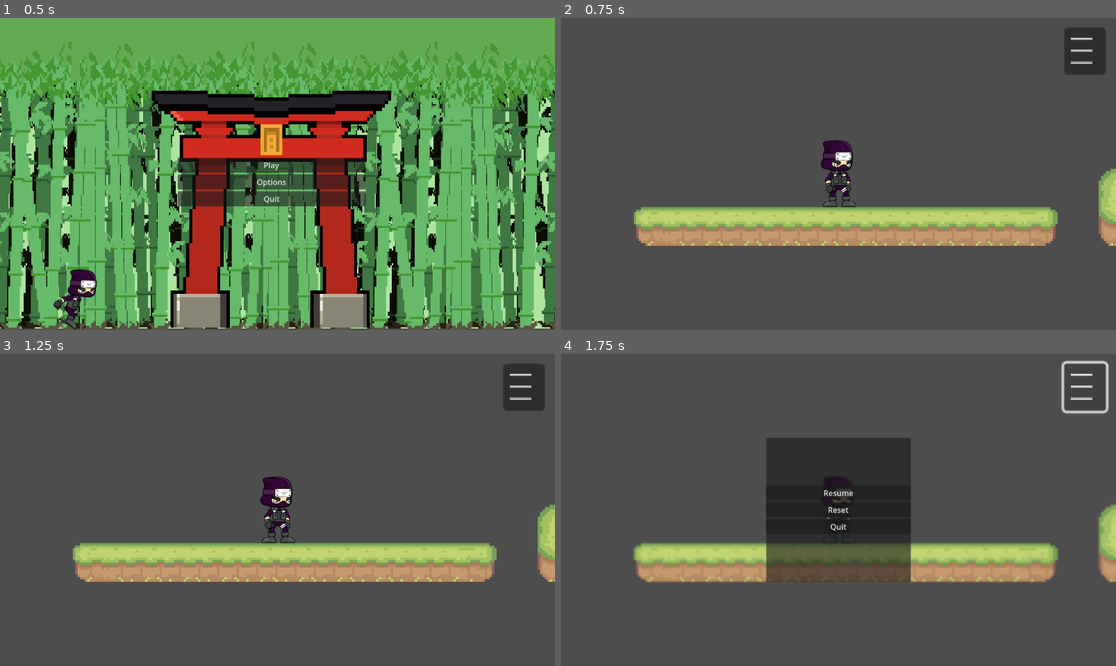
Above: before the commit, frames 1-4 (two rows, left to right).
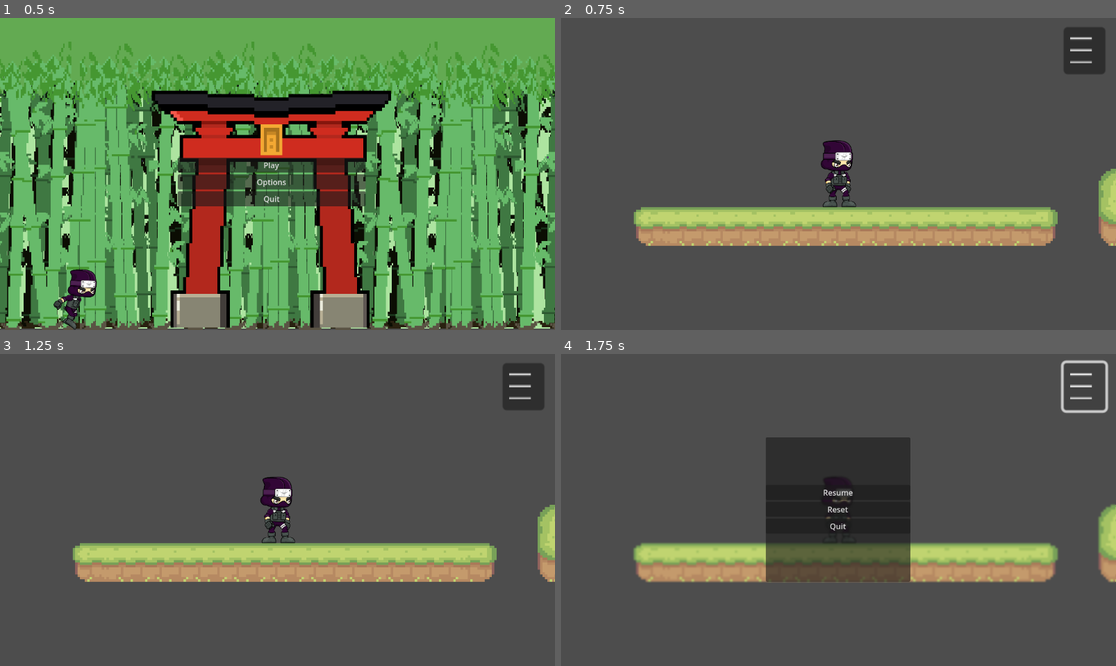
Above: after the commit, the same moments.

Repository: KookyKiwi/Sticky_Ninja
Game: Godot game, scene res://Scenes/main_menu.tscn
Two runs of this game, one before a commit and one after it. Both use one fixed random seed, a clock stepped at 60 frames per second and the inputs below.
Inputs:
- Up to frame 1 (0.5 s): no input
- Up to frame 2 (0.75 s): click "Play" at 0.5 s
- Up to frame 3 (1.25 s): no input
- Up to frame 4 (1.75 s): click "|||" at 1.25 s

Frame 1 is identical in both runs. In frame 2, less than 0.1% of the frame differs, in the area x 91-96%, y 6-15%; in frame 3, less than 0.1%; in frame 4, 0.5%, in the area x 36-100%, y 2-74%.

Commit message:
some test barrier

Diff:
--- a/Scenes/Test_Map.tscn
+++ b/Scenes/Test_Map.tscn
@@ -145,6 +145,9 @@
 physics_layer_0/collision_layer = 1
 sources/0 = SubResource("TileSetAtlasSource_8kgcc")
 
+[sub_resource type="WorldBoundaryShape2D" id="WorldBoundaryShape2D_qxmhk"]
+distance = -1.0
+
 [node name="Test Map" type="Node2D"]
 position = Vector2(-122, -43)
 
@@ -157,6 +160,10 @@
 [node name="PauseMenu" type="CanvasLayer" parent="Player"]
 
 [node name="Pause Menu" parent="Player/PauseMenu" instance=ExtResource("3_cmvgl")]
+offset_left = -1.0
+offset_top = -1.0
+offset_right = -1.0
+offset_bottom = -1.0
 
 [node name="Platform" type="Node" parent="."]
 
@@ -164,3 +171,10 @@
 texture_filter = 1
 tile_map_data = PackedByteArray("AAD8/wIAAAAAAAMAAAD9/wIAAAABAAMAAAD+/wIAAAABAAMAAAD//wIAAAABAAMAAAAAAAIAAAABAAMAAAABAA …(1520 unchanged characters)…
 tile_set = SubResource("TileSet_yq46k")
+
+[node name="StaticBody2D" type="StaticBody2D" parent="."]
+position = Vector2(397, 234)
+
+[node name="CollisionShape2D" type="CollisionShape2D" parent="StaticBody2D"]
+position = Vector2(-3, -44)
+shape = SubResource("WorldBoundaryShape2D_qxmhk")
Not shown: 1 places in Scenes/Test_Map.tscn that only renumber resources
